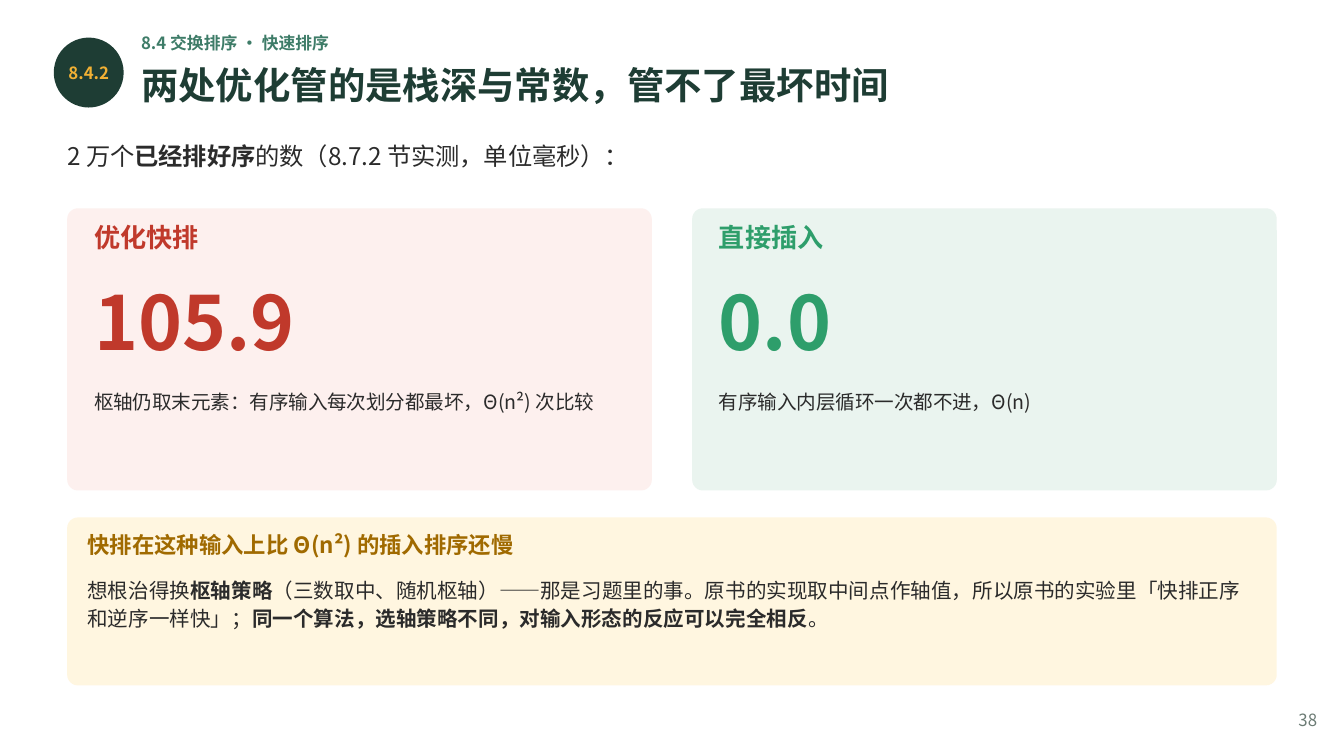
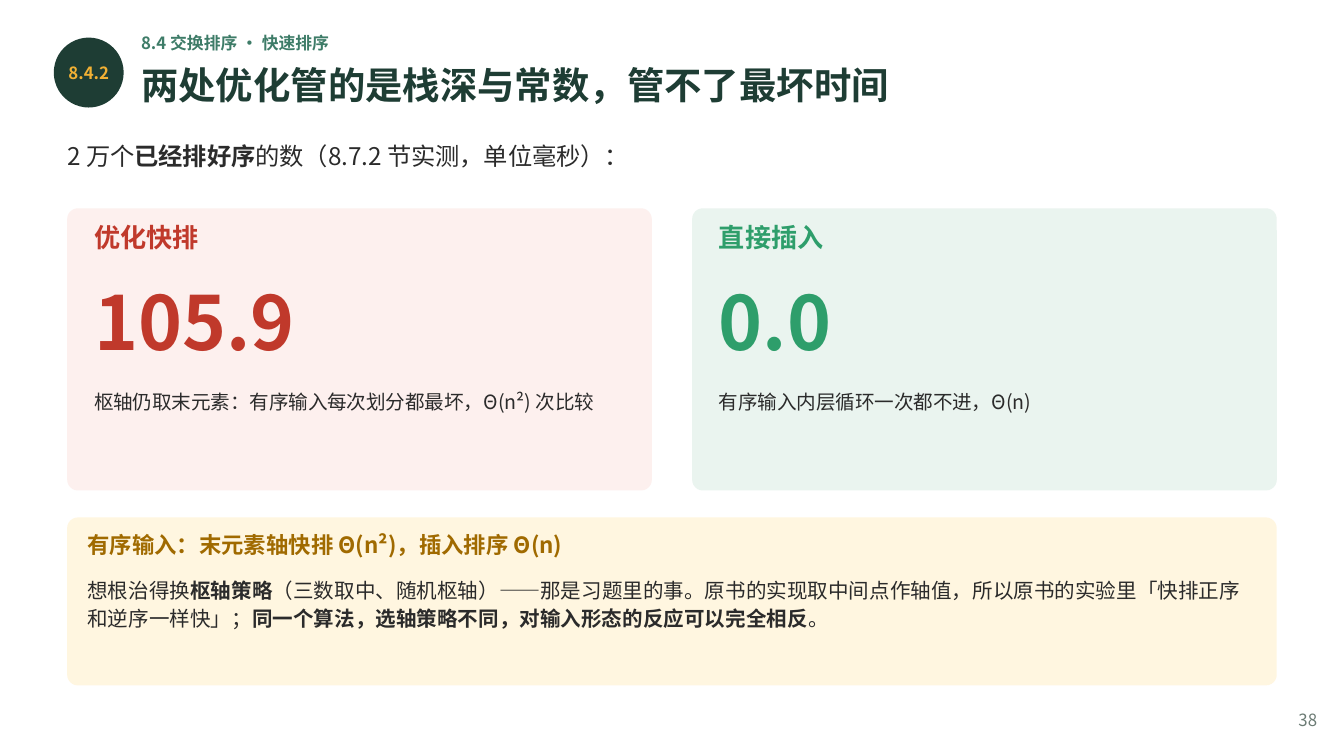
Before and after one commit to GMyhf/2026fall-cs201, a slide deck: slide 38 of courseware/202609_DSA_08_Sorting.pptx. Drawn at 1344x756 pixels with LibreOffice and Linux fonts; fonts in the diff are those of the drawing. Boxes give left, top, right and bottom in pixels: in the first picture for what was removed or moved away, otherwise in the second. Text is boxed around its words. In the diff, an @@ line names an element or a change of style, - is before the commit and + after.

```diff
--- a/courseware/202609_DSA_08_Sorting.pptx
+++ b/courseware/202609_DSA_08_Sorting.pptx
@@ text at [87, 533, 562, 558]: text changed @@
-快排在这种输入上比 Θ(n²) 的插入排序还慢
+有序输入：末元素轴快排 Θ(n²)，插入排序 Θ(n)
```
Also in this commit, not shown: 2 other slides changed, 26 other files.
